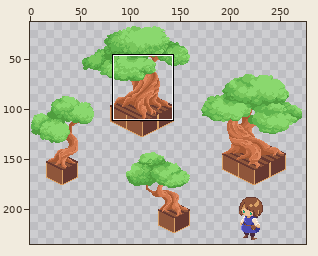
Pixel-art file: environment_sprites/twisty_trees_sprites.aseprite. The first picture is a wide view before the edit; the outline marks the close-up.
Close-up. Old version:
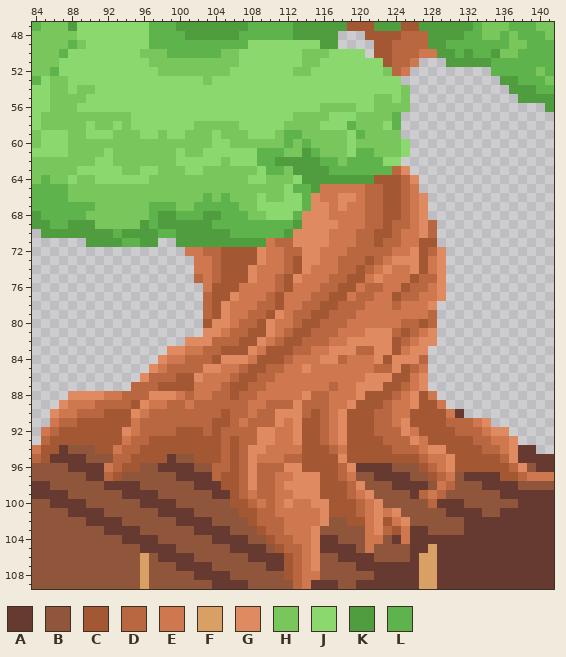
300x264 pixels, 1 frame. Shown: x 84..141, y 47..109. The wide view leaves out empty margins. The commit also changed other parts of the picture, which this record leaves out.
Palette (. is transparent): A #663931  B #8f563b  C #a35732  D #b96740  E #cf774e  F #d9a066  G #e08a61  H #78c65c  J #8ad86e  K #4f9d3e  L #5fb34d
Once edited:
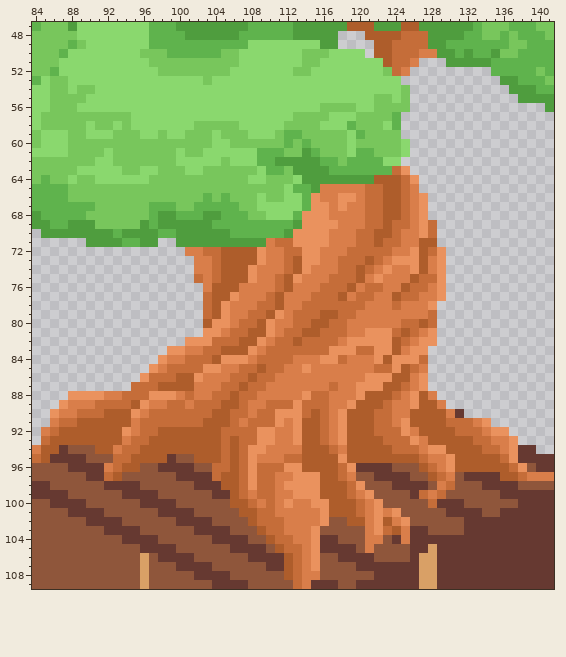
Changes in this commit:
Colour C changes from #a35732 to #ae5d2b.
Colour D changes from #b96740 to #c56d39.
Colour E changes from #cf774e to #d97e4a.
Colour G changes from #e08a61 to #ea925e.
Layer "Layer 2":
The author changed colour D to colour C in row 79 at x 117; in row 80 at x 116; in row 81 at x 115; in row 89 at x 105 to 106; in row 90 at x 104; in row 91 at x 103.
The author changed colour D to colour C in row 92 at x 98 to 99 and 103.
The author changed colour C to colour D in row 75 at x 119; in row 76 at x 118; in row 77 at x 117; in row 78 at x 116 to 117; in row 79 at x 115; in row 80 at x 114.
The author changed colour C to colour D in row 81 at x 113; in row 82 at x 112; in row 83 at x 110 to 112; in row 84 at x 109 to 111; in row 85 at x 108; in row 86 at x 107.
The author changed colour C to colour D in row 87 at x 106.
The author changed colour E to colour D in row 81 at x 118; in row 82 at x 117; in row 83 at x 115 to 116.
Boxes around the changes in both close-ups, in picture pixels (x1, y1, x2, y2):
changed: (347, 22, 437, 76)
changed: (32, 166, 554, 589)
